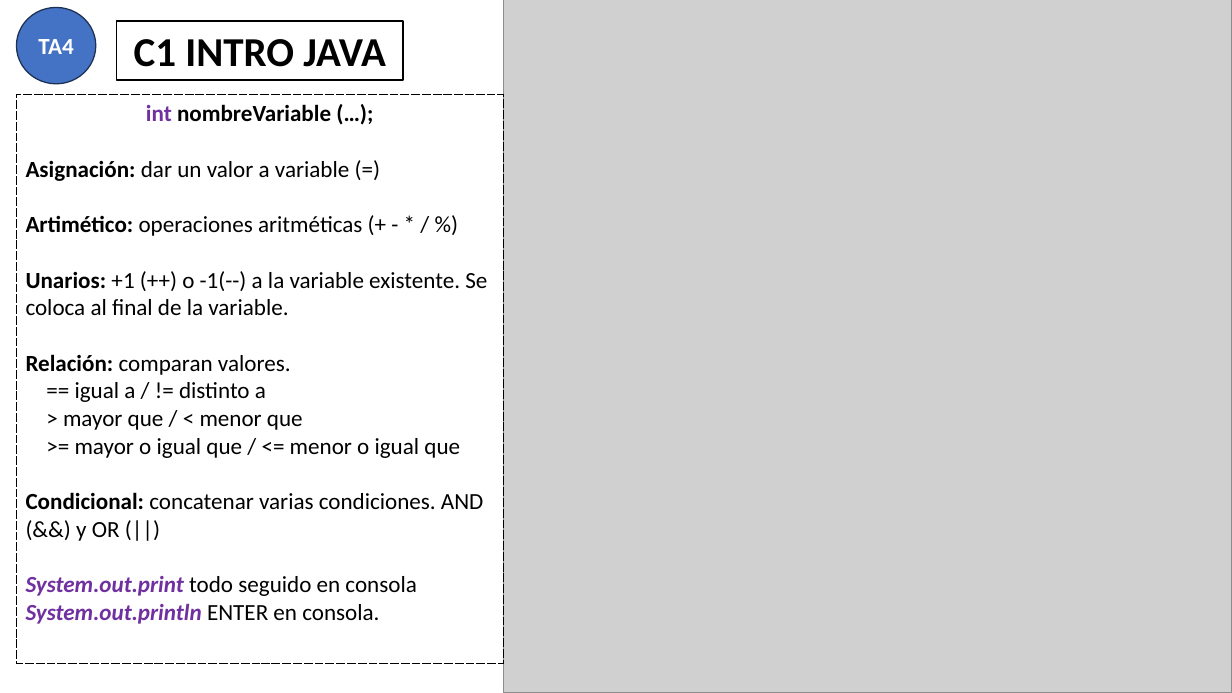
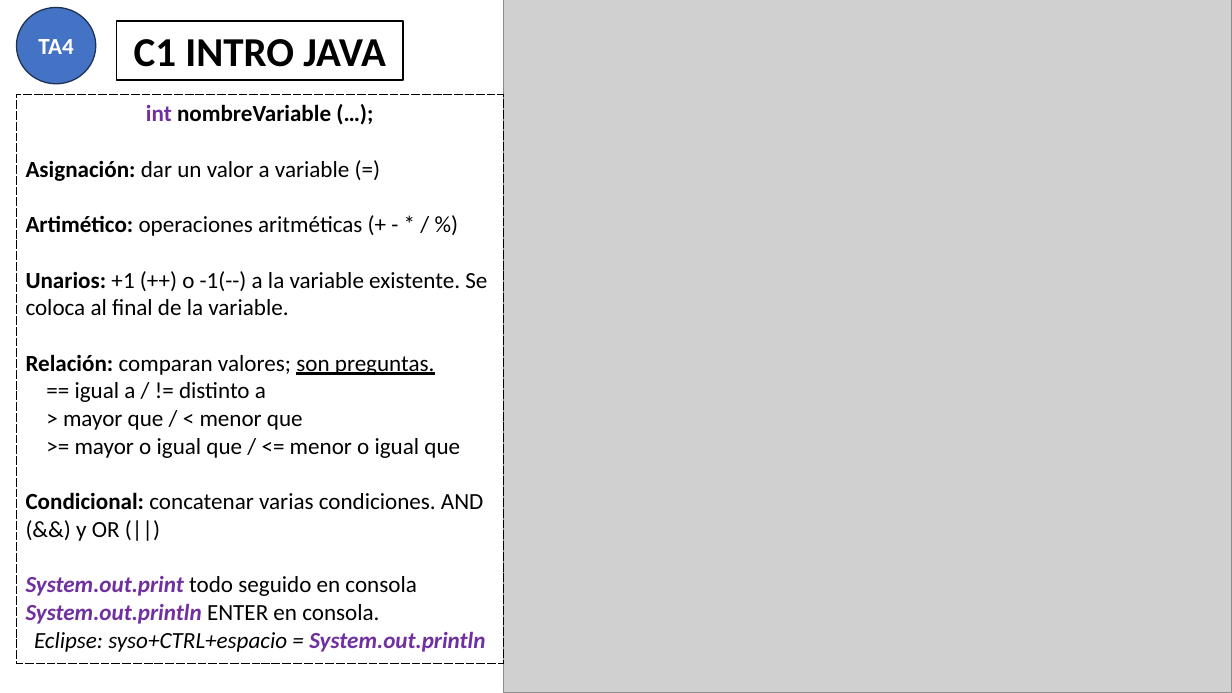
Before and after one commit to AchillesD9-Alex/-2024-Java-Angular-Bootcamp, a slide deck: slide 1 of [JAVA]/Comandos Java.pptx. Drawn at 1232x693 pixels with LibreOffice and Linux fonts; fonts in the diff are those of the drawing; grey boxes stand for pictures. Boxes give left, top, right and bottom in pixels: in the first picture for what was removed or moved away, otherwise in the second. Text is boxed around its words. In the diff, an @@ line names an element or a change of style, - is before the commit and + after.

```diff
--- a/[JAVA]/Comandos Java.pptx
+++ b/[JAVA]/Comandos Java.pptx
@@ text in rectangle at (x1=26, y1=354, x2=435, y2=375): text changed @@
-Relación: comparan valores.
+Relación: comparan valores; son preguntas.
@@ text in rectangle at (x1=34, y1=631, x2=485, y2=652): paragraph added @@
+Eclipse: syso+CTRL+espacio = System.out.println
```
Also in this commit, not shown: 8 other files.
